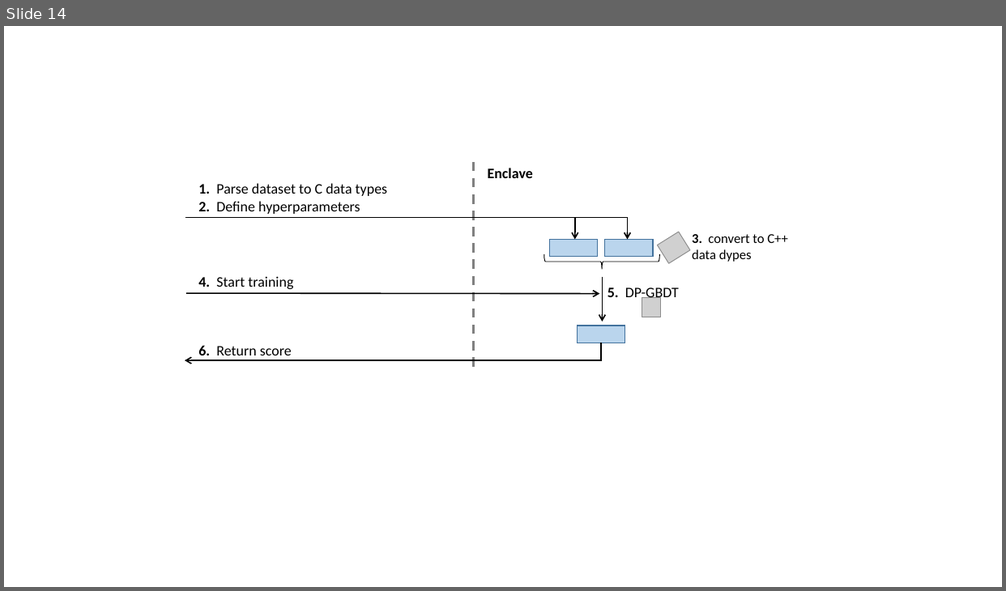
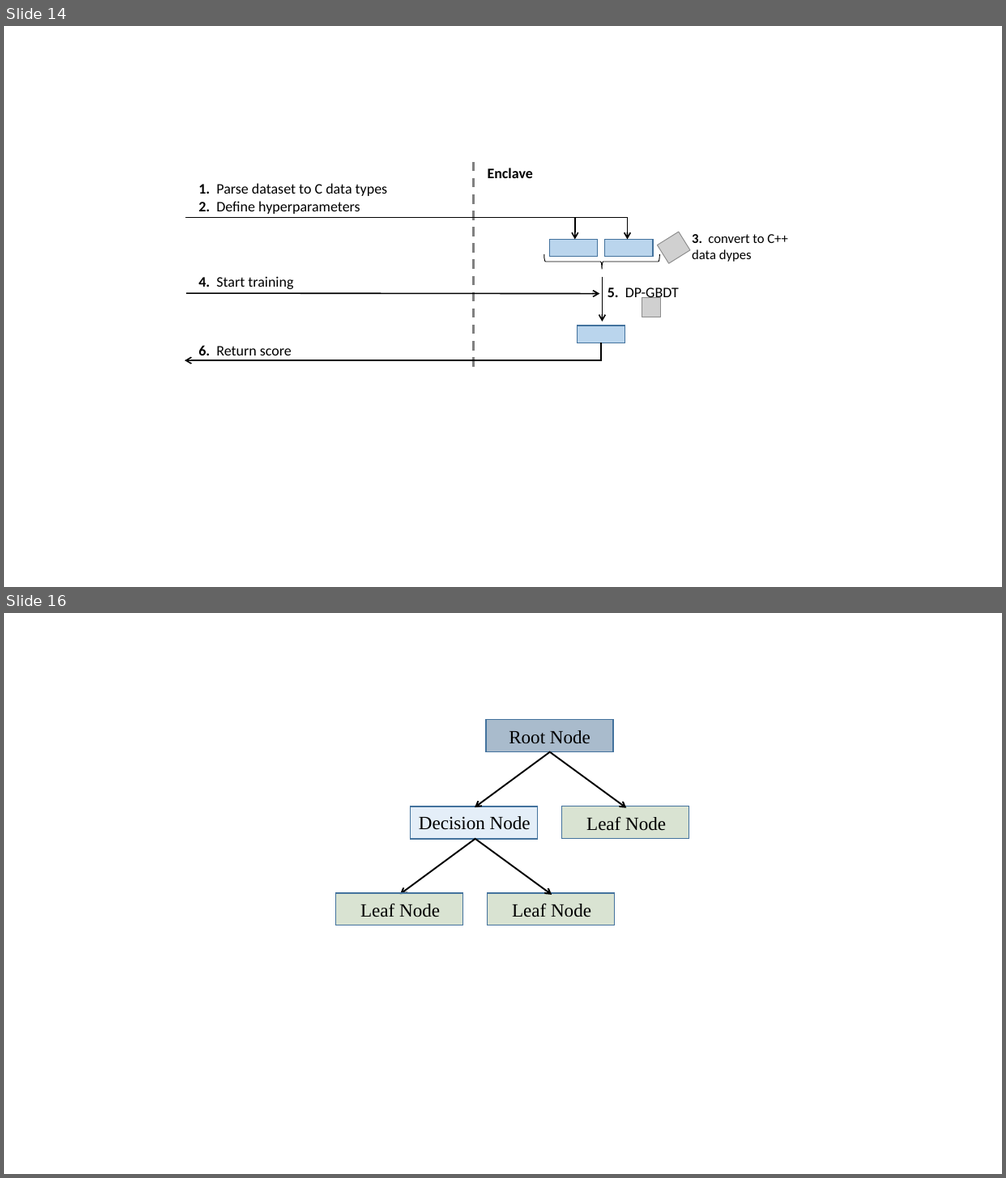
Before and after one commit to loretanr/dp-gbdt, a slide deck: resources/writing/powerpoint/template_only_mine.pptx. Shown one above the other, each under a label of ours: slide 14 before the commit, slides 14 and 16 after it; the slides between them are not shown. The pictures are 1006x591 and 1006x1178 pixels, drawn with LibreOffice and Linux fonts; fonts in the diff are those of the drawing; grey boxes stand for pictures. Boxes give left, top, right and bottom in pixels: in the first picture for what was removed or moved away, otherwise in the second. Text is boxed around its words. In the diff, an @@ line names an element or a change of style, - is before the commit and + after.

```diff
--- a/resources/writing/powerpoint/template_only_mine.pptx
+++ b/resources/writing/powerpoint/template_only_mine.pptx
@@ slide 16 added at [4, 613, 1002, 1174], background #FFFFFF @@
@@ rectangle added at [486, 719, 613, 752], fill #1F4E79 at 38% opacity, outline #43739E 1 pt @@
@@ text added at [509, 730, 590, 743], 18 pt, text #000000 @@
+Root Node
@@ arrow added from (551, 752) to (475, 807), #000000 1.5 pt @@
@@ arrow added from (551, 752) to (626, 808), #000000 1.5 pt @@
@@ rectangle added at [411, 807, 538, 839], fill #5B9BD5 at 16% opacity, outline #43739E 1 pt @@
@@ rectangle added at [562, 806, 690, 838], fill #548235 at 22% opacity, outline #43739E 1 pt @@
@@ text added at [419, 816, 530, 830], 18 pt, text #000000 @@
+Decision Node
@@ text added at [586, 816, 666, 831], 18 pt, text #000000 @@
+Leaf Node
@@ arrow added from (475, 838) to (400, 895), #000000 1.5 pt @@
@@ arrow added from (475, 839) to (552, 895), #000000 1.5 pt @@
@@ rectangle added at [336, 893, 463, 925], fill #548235 at 22% opacity, outline #43739E 1 pt @@
@@ text added at [360, 903, 440, 918], 18 pt, text #000000 @@
+Leaf Node
@@ rectangle added at [488, 893, 615, 925], fill #548235 at 22% opacity, outline #43739E 1 pt @@
@@ text added at [512, 903, 591, 918], 18 pt, text #000000 @@
+Leaf Node
```
Also in this commit, not shown: 1 other slide added, 15 other files.
